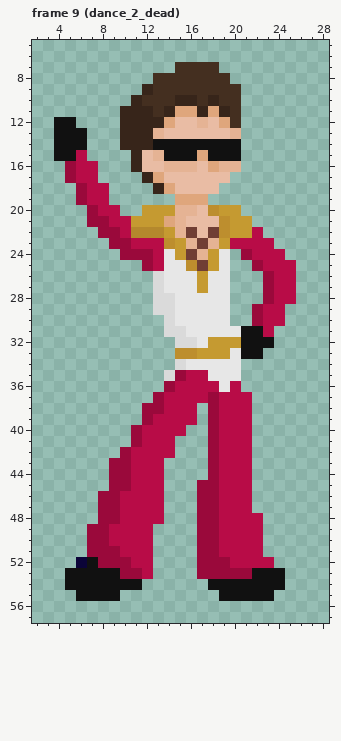
Pixel-art file: assets_raw/dude.aseprite. The picture above was drawn from the file before the commit.
32x64 pixels, 9 frames. Shown: frame 9 (dance_2_dead): x 2..28, y 5..57. The commit also changed other frames, which this record leaves out.
Now the later version:
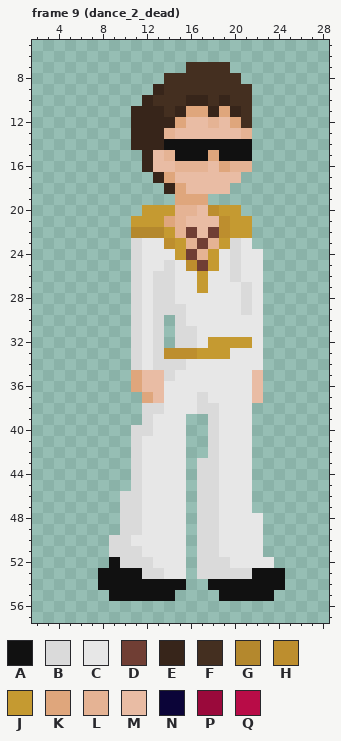
Palette (. is transparent): A #111111  B #dadada  C #e7e7e7  D #703e34  E #37251a  F #442f20  G #b4882d  H #bd8e2e  J #c59a31  K #dfa67c  L #e5b394  M #e9bca4  N #0b0438  P #9a093b  Q #b80c47
The edit:
Changed rows in their new state; - is an unchanged pixel.
Frame 9 (dance_2_dead):
first column x 4:
 7 -----------.---F------
 8 ---------.------F-----
 9 --------.E-------F----
10 -------.E--F-EFE-F----
11 ------.--EFE-KEKEF----
12 ..----.---EK-MLMKF----
13 ...---.--EL-----ML----
14 ...---.--E-------A----
15 ...----.EML--AK--A----
16 -...---.E-M--LMK-L----
17 -...----.EK-----M-----
18 --...----.EK---M------
19 --...-----------------
20 ---...----------------
21 ---....---------------
22 ----...-----------.---
23 -----..BCC------BC..--
24 ------.BCC------BCC..-
25 -------BCCB-----BCC...
26 -------BC-B-----BCC...
27 -------BC-B-----CBC...
28 -------BC-------CBC...
29 -------BC--B----CBC..-
30 -------BCB.B----CCC..-
31 -------BCB.-B----CC.--
32 -------BCB-------JC.--
33 -------BCBH------CC---
34 -------BCBB------CC---
35 -------KMM-CCC---CM---
36 -------KMMCCCCC-CCM---
37 --------KMCCCBCCCCM---
38 --------BBCCCBBCCC----
39 --------BCCC.-BCCC----
40 -------BBCCC--BCCC----
41 -------BCCCC--BCCC----
42 ------.BCCCC--BCCC----
43 -----..BCCCC-BBCCC----
44 -----..BCCCC-BBCCC----
45 -----..BCCCC-BBCCC----
46 ----..BBCCCC-BBCCC----
47 ----..BBCCCC-BBCCC----
48 ----..BBCCCC-BBCCCC---
49 ---...BBCCCC-BBCCCC---
50 ---..BBCCCCC-BBCCCC---
51 ---..BBBCCCC-BBCCCC---
52 --...ABBBCCC-BBBCCCC--
53 -...--AABBCC-BBBBB----
54 -...----AAAA----------
55 --...-AAAAA-----------
Where, in picture pixels (left, top, right, bottom), the same in both pictures:
changed: (54, 62, 296, 601)
